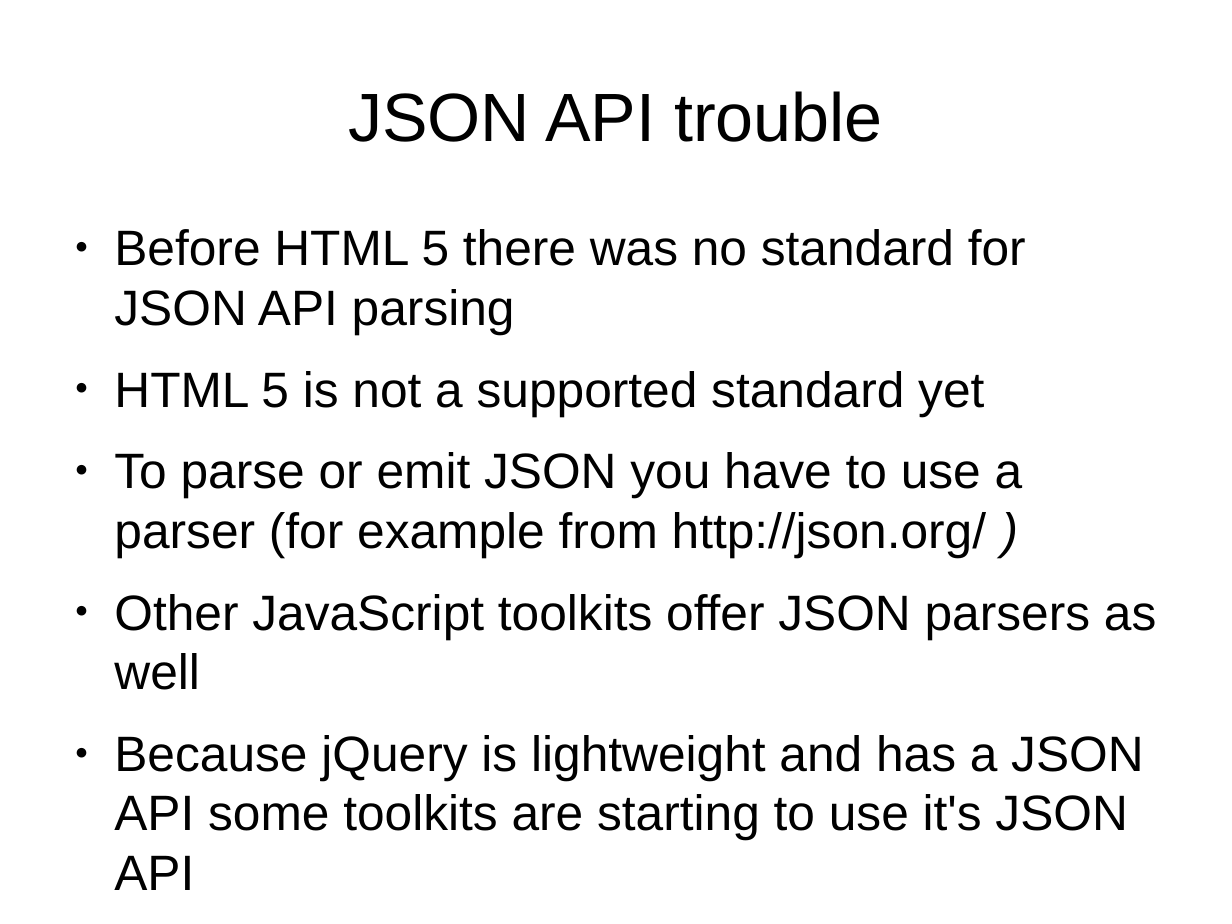
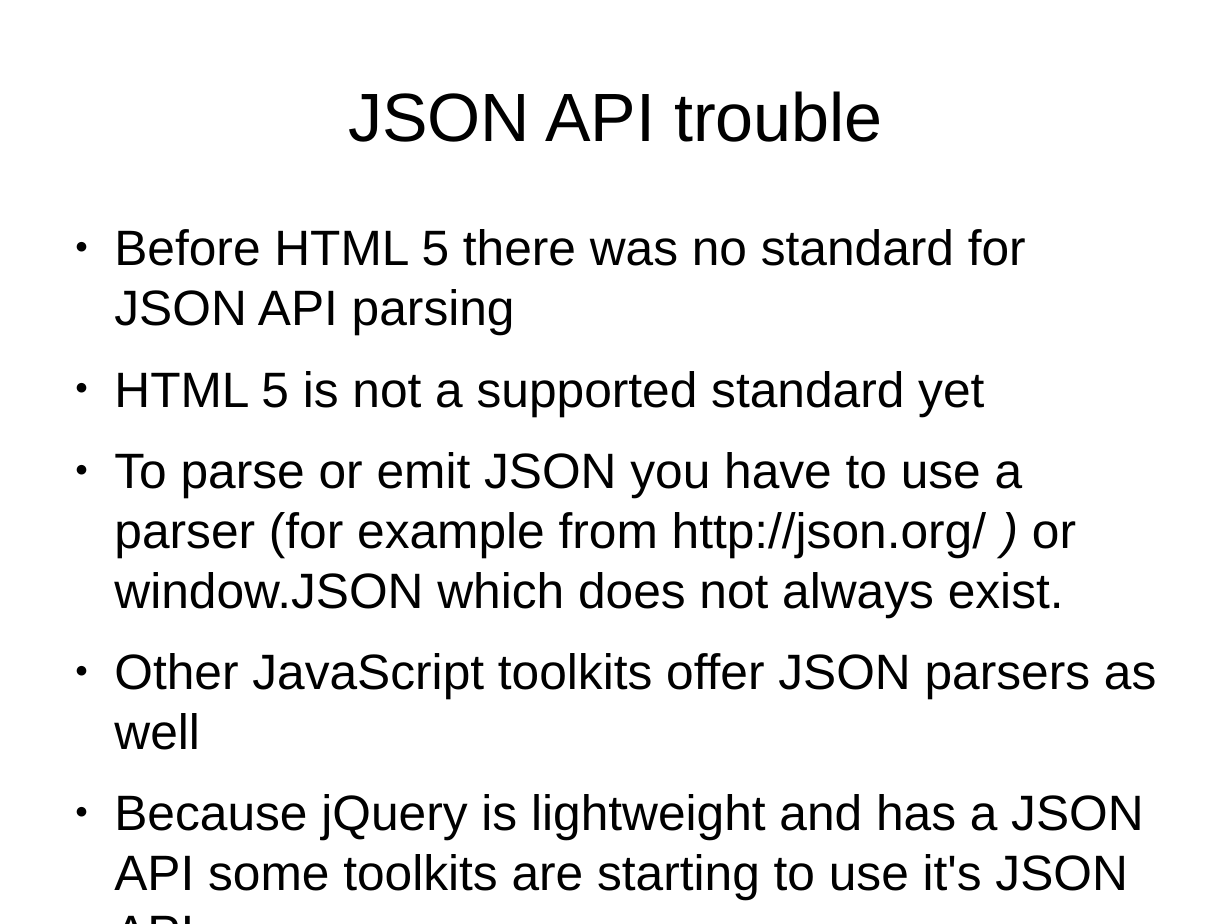
Before and after one commit to veltzer/demos, a slide deck: slide 37 of javascript/jquery/doc/jquery.odp (slide 33 before the commit). Drawn at 1232x924 pixels with LibreOffice and Linux fonts; fonts in the diff are those of the drawing. Boxes give left, top, right and bottom in pixels: in the first picture for what was removed or moved away, otherwise in the second. Text is boxed around its words. In the diff, an @@ line names an element or a change of style, - is before the commit and + after.

```diff
--- a/javascript/jquery/doc/jquery.odp
+++ b/javascript/jquery/doc/jquery.odp
@@ text at [114,452,1076,617]: text changed @@
-● To parse or emit JSON you have to use a parser (for example from http://json.org/ )
+● To parse or emit JSON you have to use a parser (for example from http://json.org/ ) or window.JSON which does not always exist.
```
Also in this commit, not shown: 4 other slides changed, 13 slides added, 5 slides removed, 22 other files.
